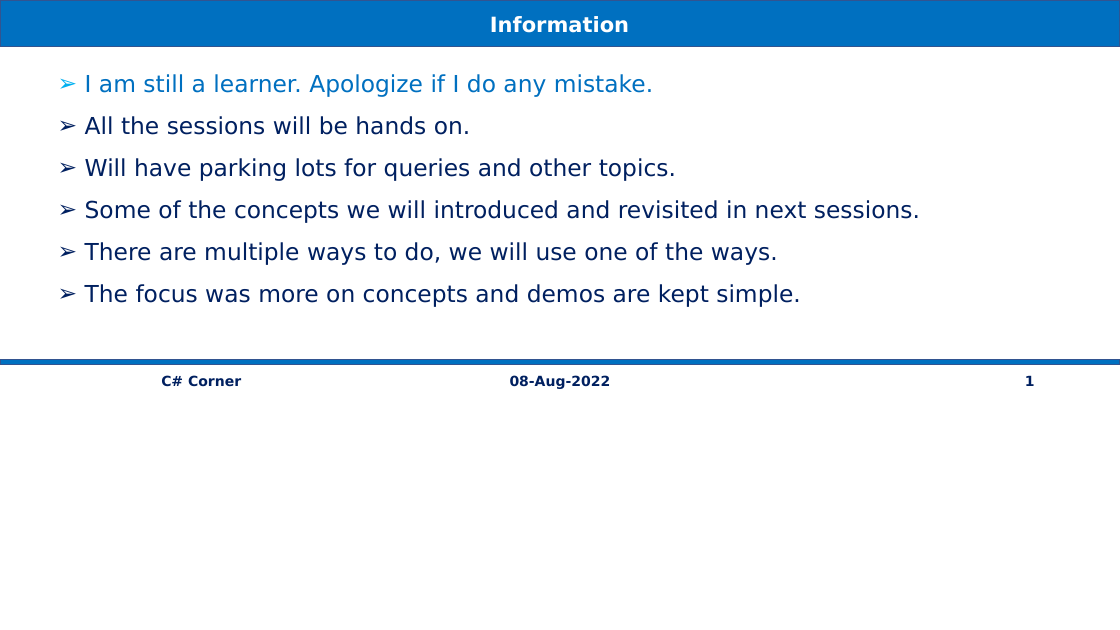
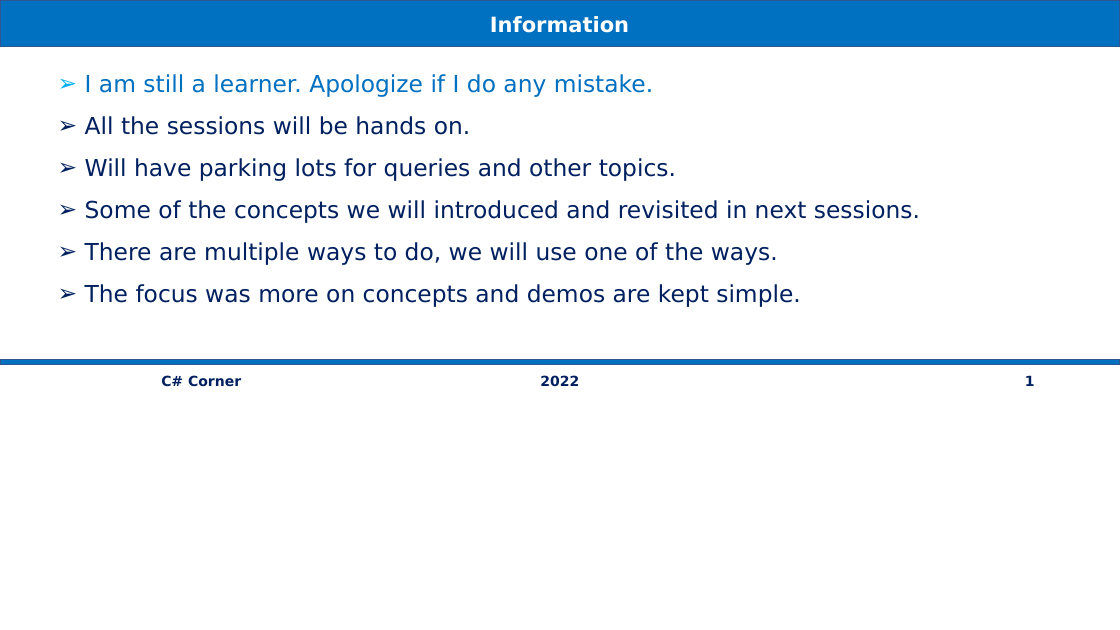
Before and after one commit to vishipayyallore/speaker-series-2022, a slide deck: slide 3 of microsoft-reactor/Demos.pptx. Drawn at 1120x630 pixels with LibreOffice and Linux fonts; fonts in the diff are those of the drawing. Boxes give left, top, right and bottom in pixels: in the first picture for what was removed or moved away, otherwise in the second. Text is boxed around its words. In the diff, an @@ line names an element or a change of style, - is before the commit and + after.

```diff
--- a/microsoft-reactor/Demos.pptx
+++ b/microsoft-reactor/Demos.pptx
@@ text at [540, 375, 579, 387]: text changed @@
-08-Aug-2022
+2022
```
Also in this commit, not shown: 1 other slide changed.
